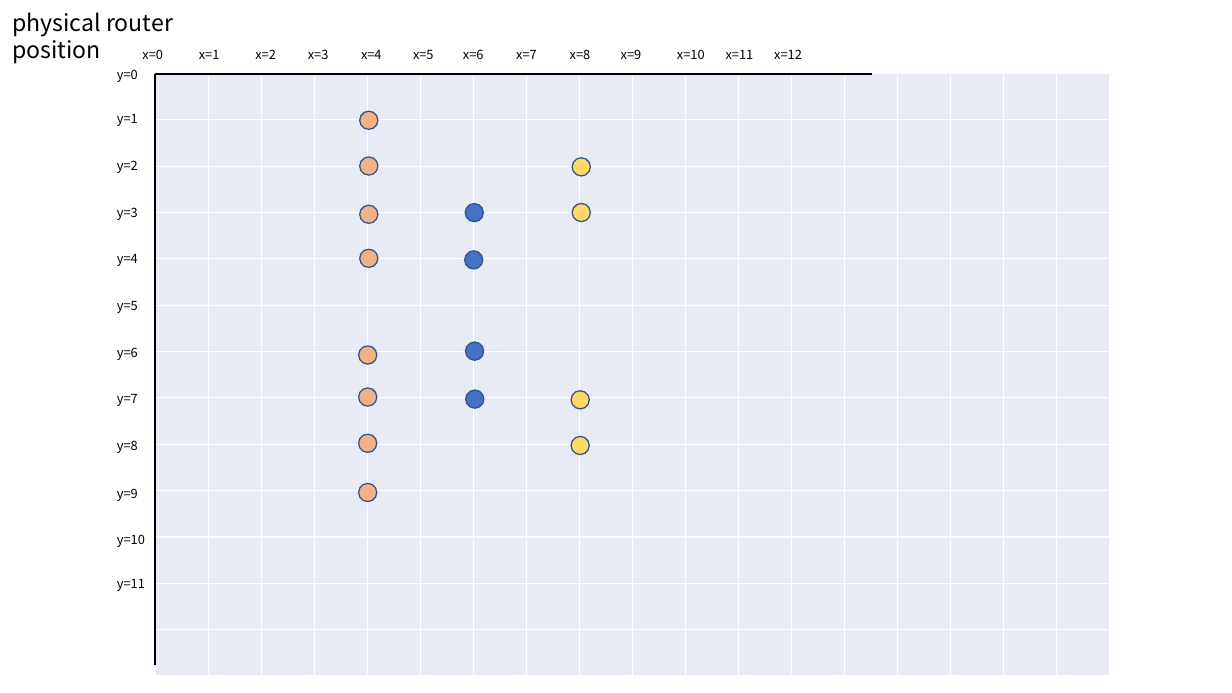
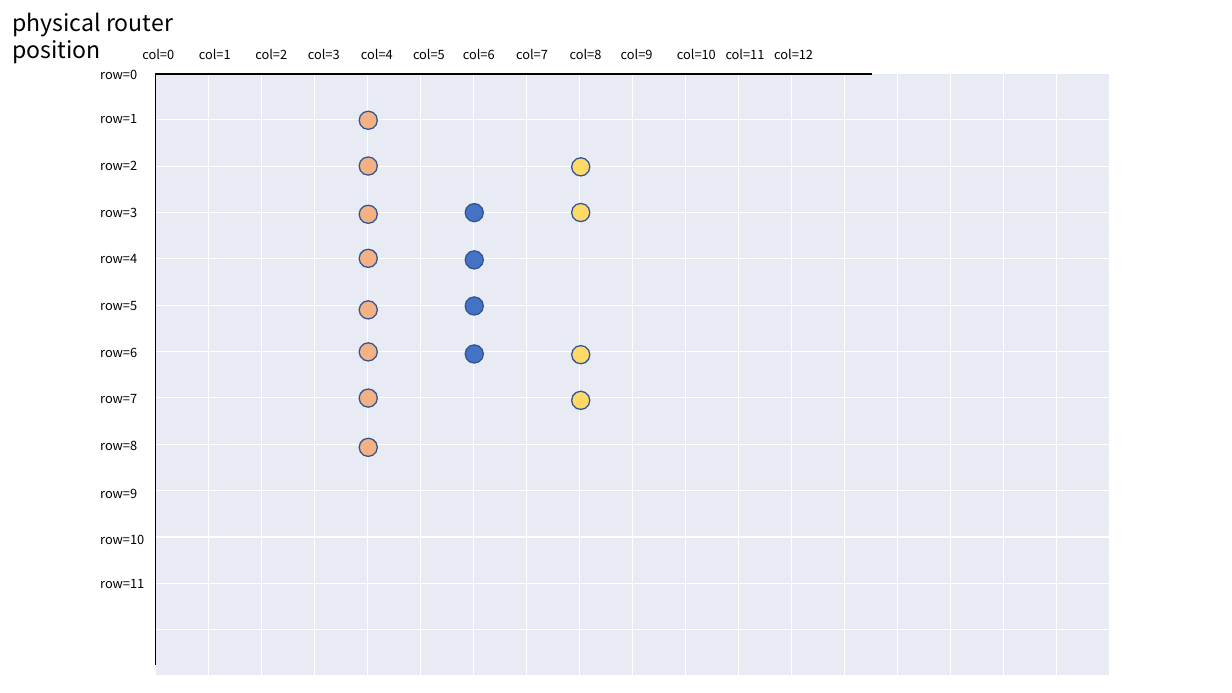
Before and after one commit to takamitsu-iida/network-diagram2, a slide deck: slide 1 of position.pptx. Drawn at 1232x693 pixels with LibreOffice and Linux fonts; fonts in the diff are those of the drawing. Boxes give left, top, right and bottom in pixels: in the first picture for what was removed or moved away, otherwise in the second. Text is boxed around its words. In the diff, an @@ line names an element or a change of style, - is before the commit and + after.

```diff
--- a/position.pptx
+++ b/position.pptx
@@ text at <box>142,49,174,59</box>: text changed @@
-x=0
+col=0
@@ text at <box>199,48,231,59</box>: text changed @@
-x=1
+col=1
@@ text at <box>255,49,287,59</box>: text changed @@
-x=2
+col=2
@@ text at <box>308,48,340,59</box>: text changed @@
-x=3
+col=3
@@ text at <box>361,48,393,59</box>: text changed @@
-x=4
+col=4
@@ text at <box>413,48,445,59</box>: text changed @@
-x=5
+col=5
@@ text at <box>463,48,495,59</box>: text changed @@
-x=6
+col=6
@@ text at <box>516,48,548,59</box>: text changed @@
-x=7
+col=7
@@ text at <box>570,48,602,59</box>: text changed @@
-x=8
+col=8
@@ text at <box>621,48,653,59</box>: text changed @@
-x=9
+col=9
@@ text at <box>677,48,716,59</box>: text changed @@
-x=10
+col=10
@@ text at <box>726,49,765,59</box>: text changed @@
-x=11
+col=11
@@ text at <box>774,48,813,59</box>: text changed @@
-x=12
+col=12
@@ text at <box>100,69,137,79</box>: text changed @@
-y=0
+row=0
@@ text at <box>100,114,137,123</box>: text changed @@
-y=1
+row=1
@@ text at <box>100,160,137,170</box>: text changed @@
-y=2
+row=2
@@ text at <box>100,207,137,217</box>: text changed @@
-y=3
+row=3
@@ text at <box>100,254,137,263</box>: text changed @@
-y=4
+row=4
@@ text at <box>100,301,137,310</box>: text changed @@
-y=5
+row=5
@@ text at <box>100,347,137,357</box>: text changed @@
-y=6
+row=6
@@ 8 ellipses: place and size @@
-8 ellipses at <box>359,342,590,502</box>
+8 ellipses at <box>360,297,591,457</box>
@@ text at <box>100,394,137,403</box>: text changed @@
-y=7
+row=7
@@ text at <box>100,440,137,450</box>: text changed @@
-y=8
+row=8
@@ text at <box>100,488,137,498</box>: text changed @@
-y=9
+row=9
@@ text at <box>100,534,144,544</box>: text changed @@
-y=10
+row=10
@@ text at <box>100,579,144,588</box>: text changed @@
-y=11
+row=11
```
Also in this commit, not shown: 1 slide removed, 9 other files.
